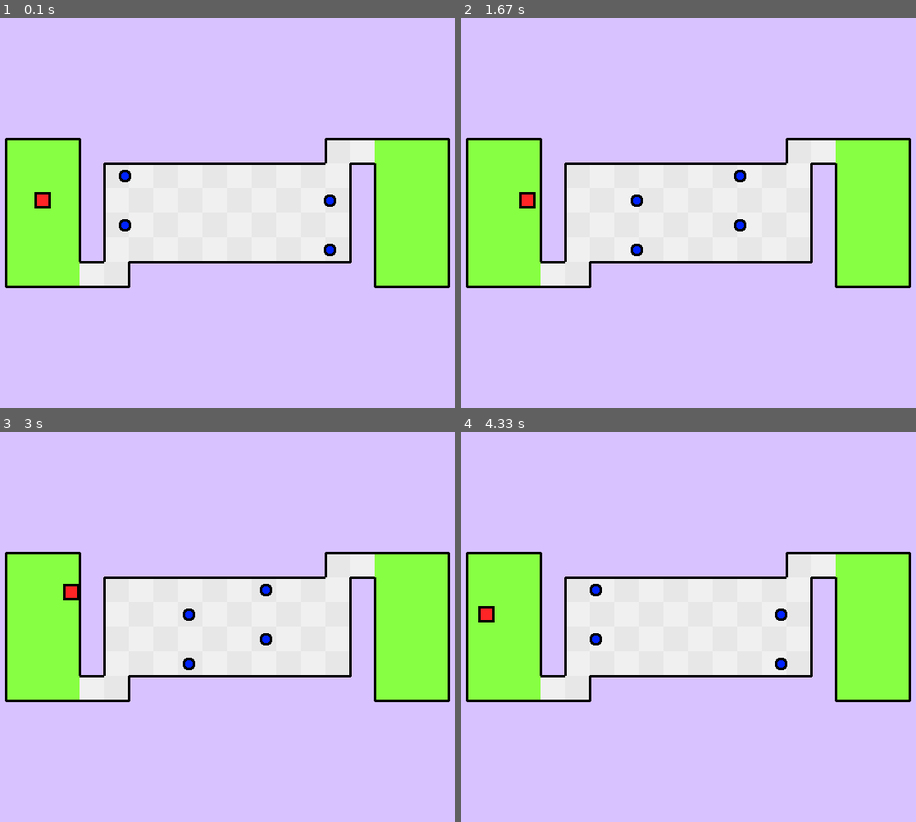
Above: before the commit, frames 1-4 (two rows, left to right).
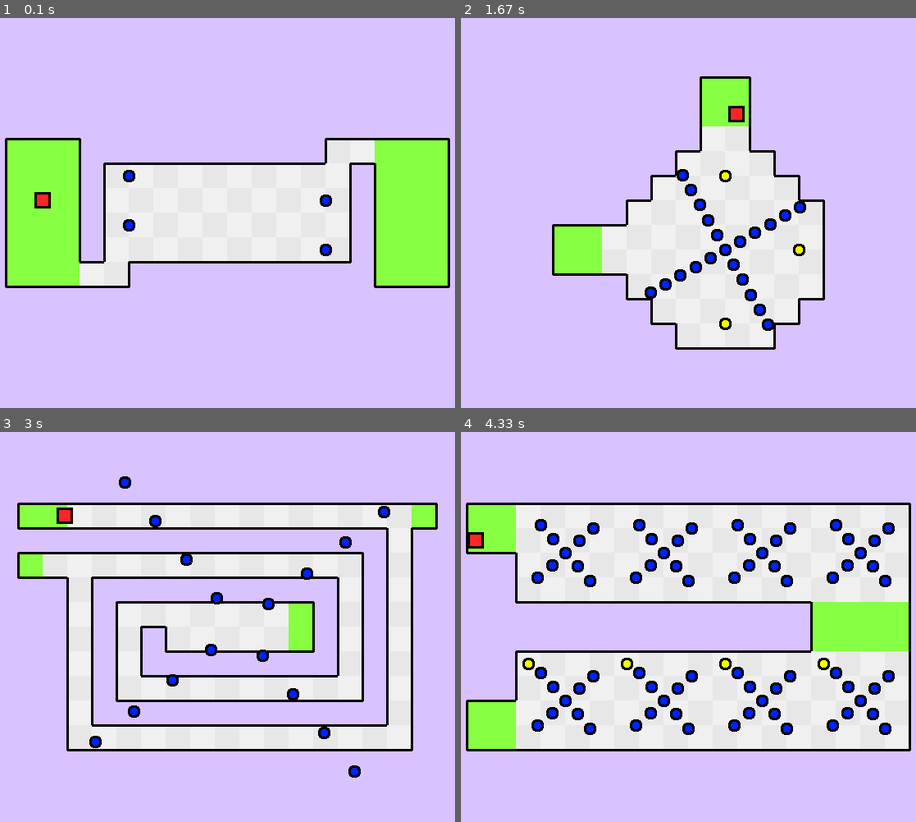
Above: after the commit, the same moments.

Repository: 2017Knight2017/The-Worlds-Hardest-Game-in-pygame
Game: pygame game, started from main.py
Same seed, same stepped clock (60 frames per second), same inputs: the game is played once before the commit and once after it.
Inputs (mouse positions are in pixels of both pictures, inside the frame that each line leads up to):
- Up to frame 1 (0.1 s): no input
- Up to frame 2 (1.67 s): click (688, 213) at 0.38 s; click (670, 228) at 0.72 s; click (856, 201) at 1.05 s; hold Right from 1.33 s (still down)
- Up to frame 3 (3 s): release Right at 1.8 s; hold Up 1.83-2.13 s; click (277, 712) at 2.22 s; hold Right 2.5-2.97 s
- Up to frame 4 (4.33 s): hold Left 3-3.53 s; hold Down 3.57-3.87 s; click (879, 763) at 3.95 s; hold Left from 4.23 s (still down)

The runs differ from the first frame. In frame 1, 0.3% of the frame differs, in the area x 26-74%, y 38-62%; in frame 2, 32%; in frame 3, 43%; in frame 4, 53%, in the area x 1-99%, y 18-82%.

Commit message:
Sped up some maps.

Diff:
--- a/main.py
+++ b/main.py
@@ -29,9 +29,14 @@
         mainsurf.fill([int(i) for i in config["Colors"]["background"].split(", ")])
         mainsurf.blit(cur_map_surface, ((int(config["General"]["window_width"]) - cur_map.map_pixel_width) // 2,
                                         (int(config["General"]["window_height"]) - cur_map.map_pixel_height) // 2))
+        a = False
         for event in pygame.event.get():
-            if event.type == pygame.QUIT:
-                exit()
+            match event.type:
+                case pygame.QUIT:
+                    exit()
+                case pygame.MOUSEBUTTONDOWN:
+                    if event.button == 1:
+                        a = True
 
         keys = pygame.key.get_pressed()
         if keys[pygame.K_LEFT]:
@@ -67,7 +72,8 @@
         if pygame.sprite.spritecollide(plr.sprite, enemies, False):
             break
 
-        if plr.sprite.next_level:
+        if plr.sprite.next_level or a:
+            plr.empty()
             map_number += 1
             break
 
--- a/map.py
+++ b/map.py
@@ -18,7 +18,6 @@
     def __init__(self, map_number: int):
         self.tileset = pygame.image.load(Map.config["Tilemap"]["tilemap_path"]).convert_alpha()
         self.map_number = map_number
-        self.dynamic_map = []
         self.walls_tiles = []
         self.spawn_tile = None
         self.checkpoint_tiles = []
@@ -33,11 +32,11 @@
 
     def parseMap(self):
         map_name = f"MAP{'0' * (self.map_number < 10)}{self.map_number}"
-        with open(f"maps/{map_name}/{map_name}-static.map", "r") as static_map:
-            self.map_tile_width, self.map_tile_height = map(int, static_map.readline().split("x"))
+        with open(f"maps/{map_name}/{map_name}-static.map", "r") as raw_static_map:
+            self.map_tile_width, self.map_tile_height = map(int, raw_static_map.readline().split("x"))
             self.map_pixel_width, self.map_pixel_height = self.tile_pixel_width * self.map_tile_width, self.tile_pixel_height * self.map_tile_height
             for _ in range(self.map_tile_height):
-                self.static_map.append(static_map.readline().split())
+                self.static_map.append(raw_static_map.readline().split())
         with open(f"maps/{map_name}/{map_name}-dynamic.json", "r") as raw_dynamic_map:
             dynamic_map = load(raw_dynamic_map)
             for i in dynamic_map.keys():
--- a/maps/MAP00/MAP00-dynamic.json
+++ b/maps/MAP00/MAP00-dynamic.json
@@ -4,7 +4,7 @@
     "movement_type": "from_to",
     "key_positions": [[5.5, 2.5], [14.5, 2.5]],
     "init_pos": [5.5, 2.5],
-    "speed": 2.0,
+    "speed": 3.0,
     "color": 0
   },
   "0002": {
@@ -12,7 +12,7 @@
     "movement_type": "from_to",
     "key_positions": [[14.5, 3.5], [5.5, 3.5]],
     "init_pos": [14.5, 3.5],
-    "speed": 2.0,
+    "speed": 3.0,
     "color": 0
   },
   "0003": {
@@ -20,7 +20,7 @@
     "movement_type": "from_to",
     "key_positions": [[5.5, 4.5], [14.5, 4.5]],
     "init_pos": [5.5, 4.5],
-    "speed": 2.0,
+    "speed": 3.0,
     "color": 0
   },
   "0004": {
@@ -28,7 +28,7 @@
     "movement_type": "from_to",
     "key_positions": [[14.5, 5.5], [5.5, 5.5]],
     "init_pos": [14.5, 5.5],
-    "speed": 2.0,
+    "speed": 3.0,
     "color": 0
   }
 }
--- a/maps/MAP01/MAP01-dynamic.json
+++ b/maps/MAP01/MAP01-dynamic.json
@@ -1,7 +1,7 @@
 {
   "0001": {
     "type": "coin",
-    "tile_pos": [9, 4]
+    "tile_pos": [10, 4]
   },
   "0002": {
     "type": "enemy",
@@ -82,5 +82,21 @@
     "init_pos": [13.5, 6.5],
     "speed": 2.0,
     "color": 0
+  },
+  "0012": {
+    "type": "enemy",
+    "movement_type": "from_to",
+    "key_positions": [[14.5, 1.5], [14.5, 6.5]],
+    "init_pos": [14.5, 1.5],
+    "speed": 2.0,
+    "color": 0
+  },
+  "0013": {
+    "type": "enemy",
+    "movement_type": "from_to",
+    "key_positions": [[15.5, 6.5], [15.5, 1.5]],
+    "init_pos": [15.5, 6.5],
+    "speed": 2.0,
+    "color": 0
   }
 }
--- a/maps/MAP01/MAP01-static.map
+++ b/maps/MAP01/MAP01-static.map
@@ -1,9 +1,9 @@
-18x8
-0 0 0 0 0 0 0 0 0 0 0 0 0 0 0 0 0 0
-0 0 0 0 1 1 1 1 1 1 1 1 1 1 0 0 0 0
-0 0 0 0 1 1 1 1 1 1 1 1 1 1 0 0 0 0
-0 2 2 2 1 1 1 1 1 1 1 1 1 1 4 2 2 0
-0 3 2 2 1 1 1 1 1 1 1 1 1 1 4 2 2 0
-0 0 0 0 1 1 1 1 1 1 1 1 1 1 0 0 0 0
-0 0 0 0 1 1 1 1 1 1 1 1 1 1 0 0 0 0
-0 0 0 0 0 0 0 0 0 0 0 0 0 0 0 0 0 0
+20x8
+0 0 0 0 0 0 0 0 0 0 0 0 0 0 0 0 0 0 0 0
+0 0 0 0 1 1 1 1 1 1 1 1 1 1 1 1 0 0 0 0
+0 0 0 0 1 1 1 1 1 1 1 1 1 1 1 1 0 0 0 0
+0 2 2 2 1 1 1 1 1 1 1 1 1 1 1 1 4 2 2 0
+0 3 2 2 1 1 1 1 1 1 1 1 1 1 1 1 4 2 2 0
+0 0 0 0 1 1 1 1 1 1 1 1 1 1 1 1 0 0 0 0
+0 0 0 0 1 1 1 1 1 1 1 1 1 1 1 1 0 0 0 0
+0 0 0 0 0 0 0 0 0 0 0 0 0 0 0 0 0 0 0 0
--- a/maps/MAP06/MAP06-dynamic.json
+++ b/maps/MAP06/MAP06-dynamic.json
@@ -20,7 +20,7 @@
     "movement_type": "from_to",
     "key_positions": [[4.5, 1.5], [4.5, 8.5]],
     "init_pos": [4.5, 1.5],
-    "speed": 2.0,
+    "speed": 5.0,
     "color": 0
   },
   "0006": {
@@ -28,7 +28,7 @@
     "movement_type": "from_to",
     "key_positions": [[6.5, 1.5], [6.5, 8.5]],
     "init_pos": [6.5, 1.5],
-    "speed": 2.0,
+    "speed": 5.0,
     "color": 0
   },
   "0007": {
@@ -36,7 +36,7 @@
     "movement_type": "from_to",
     "key_positions": [[8.5, 1.5], [8.5, 8.5]],
     "init_pos": [8.5, 1.5],
-    "speed": 2.0,
+    "speed": 5.0,
     "color": 0
   },
   "0008": {
@@ -44,7 +44,7 @@
     "movement_type": "from_to",
     "key_positions": [[10.5, 1.5], [10.5, 8.5]],
     "init_pos": [10.5, 1.5],
-    "speed": 2.0,
+    "speed": 5.0,
     "color": 0
   },
   "0009": {
@@ -52,7 +52,7 @@
     "movement_type": "from_to",
     "key_positions": [[12.5, 1.5], [12.5, 8.5]],
     "init_pos": [12.5, 1.5],
-    "speed": 2.0,
+    "speed": 5.0,
     "color": 0
   },
   "0010": {
@@ -60,7 +60,7 @@
     "movement_type": "from_to",
     "key_positions": [[14.5, 1.5], [14.5, 8.5]],
     "init_pos": [14.5, 1.5],
-    "speed": 2.0,
+    "speed": 5.0,
     "color": 0
   },
   "0011": {
@@ -68,7 +68,7 @@
     "movement_type": "from_to",
     "key_positions": [[5.5, 8.5], [5.5, 1.5]],
     "init_pos": [5.5, 8.5],
-    "speed": 2.0,
+    "speed": 5.0,
     "color": 0
   },
   "0012": {
@@ -76,7 +76,7 @@
     "movement_type": "from_to",
     "key_positions": [[7.5, 8.5], [7.5, 1.5]],
     "init_pos": [7.5, 8.5],
-    "speed": 2.0,
+    "speed": 5.0,
     "color": 0
   },
   "0013": {
@@ -84,7 +84,7 @@
     "movement_type": "from_to",
     "key_positions": [[9.5, 8.5], [9.5, 1.5]],
     "init_pos": [9.5, 8.5],
-    "speed": 2.0,
+    "speed": 5.0,
     "color": 0
   },
   "0014": {
@@ -92,7 +92,7 @@
     "movement_type": "from_to",
     "key_positions": [[11.5, 8.5], [11.5, 1.5]],
     "init_pos": [11.5, 8.5],
-    "speed": 2.0,
+    "speed": 5.0,
     "color": 0
   },
   "0015": {
@@ -100,7 +100,7 @@
     "movement_type": "from_to",
     "key_positions": [[13.5, 8.5], [13.5, 1.5]],
     "init_pos": [13.5, 8.5],
-    "speed": 2.0,
+    "speed": 5.0,
     "color": 0
   },
   "0016": {
@@ -108,7 +108,7 @@
     "movement_type": "from_to",
     "key_positions": [[15.5, 8.5], [15.5, 1.5]],
     "init_pos": [15.5, 8.5],
-    "speed": 2.0,
+    "speed": 5.0,
     "color": 0
   }
 }
--- a/maps/MAP07/MAP07-dynamic.json
+++ b/maps/MAP07/MAP07-dynamic.json
@@ -16,7 +16,7 @@
     "movement_type": "from_to",
     "key_positions": [[1.5, 1.5], [4.5, 1.5], [4.5, 4.5], [1.5, 4.5]],
     "init_pos": [1.5, 1.5],
-    "speed": 1.5,
+    "speed": 1.8,
     "color": 0
   },
   "0005": {
@@ -24,7 +24,7 @@
     "movement_type": "from_to",
     "key_positions": [[1.5, 4.5], [4.5, 4.5], [4.5, 7.5], [1.5, 7.5]],
     "init_pos": [1.5, 4.5],
-    "speed": 1.5,
+    "speed": 1.8,
     "color": 0
   },
   "0006": {
@@ -32,7 +32,7 @@
     "movement_type": "from_to",
     "key_positions": [[1.5, 7.5], [4.5, 7.5], [4.5, 10.5], [1.5, 10.5]],
     "init_pos": [1.5, 7.5],
-    "speed": 1.5,
+    "speed": 1.8,
     "color": 0
   },
   "0007": {
@@ -40,7 +40,7 @@
     "movement_type": "from_to",
     "key_positions": [[10.5, 1.5], [7.5, 1.5], [7.5, 4.5], [10.5, 4.5]],
     "init_pos": [10.5, 1.5],
-    "speed": 1.5,
+    "speed": 1.8,
     "color": 0
   },
   "0008": {
@@ -48,7 +48,7 @@
     "movement_type": "from_to",
     "key_positions": [[10.5, 4.5], [7.5, 4.5], [7.5, 7.5], [10.5, 7.5]],
     "init_pos": [10.5, 4.5],
-    "speed": 1.5,
+    "speed": 1.8,
     "color": 0
   },
   "0009": {
@@ -56,7 +56,7 @@
     "movement_type": "from_to",
     "key_positions": [[10.5, 7.5], [7.5, 7.5], [7.5, 10.5], [10.5, 10.5]],
     "init_pos": [10.5, 7.5],
-    "speed": 1.5,
+    "speed": 1.8,
     "color": 0
   },
   "0010": {
--- a/maps/MAP08/MAP08-dynamic.json
+++ b/maps/MAP08/MAP08-dynamic.json
@@ -8,7 +8,7 @@
     "movement_type": "from_to",
     "key_positions": [[1.5, 3.5], [2.5, 3.5], [2.5, 4.5], [1.5, 4.5]],
     "init_pos": [1.5, 3.5],
-    "speed": 1.5,
+    "speed": 3,
     "color": 0
   },
   "0003": {
@@ -16,7 +16,7 @@
     "movement_type": "from_to",
     "key_positions": [[4, 3.5]],
     "init_pos": [4, 3.5],
-    "speed": 1.5,
+    "speed": 3,
     "color": 0
   },
   "0004": {
@@ -24,7 +24,7 @@
     "movement_type": "from_to",
     "key_positions": [[2.5, 6]],
     "init_pos": [2.5, 6],
-    "speed": 1.5,
+    "speed": 3,
     "color": 0
   },
   "0005": {
@@ -32,7 +32,7 @@
     "movement_type": "from_to",
     "key_positions": [[1.5, 8]],
     "init_pos": [1.5, 8],
-    "speed": 1.5,
+    "speed": 3,
     "color": 0
   },
   "0006": {
@@ -40,7 +40,7 @@
     "movement_type": "from_to",
     "key_positions": [[2.5, 10.5], [1.5, 10.5], [1.5, 9.5], [2.5, 9.5]],
     "init_pos": [2.5, 10.5],
-    "speed": 1.5,
+    "speed": 3,
     "color": 0
   },
   "0007": {
@@ -48,7 +48,7 @@
     "movement_type": "from_to",
     "key_positions": [[4, 9.5]],
     "init_pos": [4, 9.5],
-    "speed": 1.5,
+    "speed": 3,
     "color": 0
   },
   "0008": {
@@ -56,7 +56,7 @@
     "movement_type": "from_to",
     "key_positions": [[6.5, 10.5], [5.5, 10.5], [5.5, 9.5], [6.5, 9.5]],
     "init_pos": [6.5, 10.5],
-    "speed": 1.5,
+    "speed": 3,
     "color": 0
   },
   "0009": {
@@ -64,7 +64,7 @@
     "movement_type": "from_to",
     "key_positions": [[5.5, 8]],
     "init_pos": [5.5, 8],
-    "speed": 1.5,
+    "speed": 3,
     "color": 0
   },
   "0010": {
@@ -72,7 +72,7 @@
     "movement_type": "from_to",
     "key_positions": [[7, 7.5]],
     "init_pos": [7, 7.5],
-    "speed": 1.5,
+    "speed": 3,
     "color": 0
   },
   "0011": {
@@ -80,7 +80,7 @@
     "movement_type": "from_to",
     "key_positions": [[8.5, 8.5]],
     "init_pos": [8.5, 8.5],
-    "speed": 1.5,
+    "speed": 3,
     "color": 0
   },
   "0012": {
@@ -88,7 +88,7 @@
     "movement_type": "from_to",
     "key_positions": [[14.5, 8.5], [13.5, 8.5], [13.5, 7.5], [14.5, 7.5]],
     "init_pos": [14.5, 8.5],
-    "speed": 1.5,
+    "speed": 3,
     "color": 0
   },
   "0013": {
@@ -96,7 +96,7 @@
     "movement_type": "from_to",
     "key_positions": [[13.5, 1.5], [14.5, 1.5], [14.5, 2.5], [13.5, 2.5]],
     "init_pos": [13.5, 1.5],
-    "speed": 1.5,
+    "speed": 3,
     "color": 0
   },
   "0014": {
@@ -104,7 +104,7 @@
     "movement_type": "from_to",
     "key_positions": [[18.5, 2.5], [17.5, 2.5], [17.5, 1.5], [18.5, 1.5]],
     "init_pos": [18.5, 2.5],
-    "speed": 1.5,
+    "speed": 3,
     "color": 0
   },
   "0015": {
@@ -112,7 +112,7 @@
     "movement_type": "from_to",
     "key_positions": [[5.5, 2]],
     "init_pos": [5.5, 2],
-    "speed": 1.5,
+    "speed": 3,
     "color": 0
   },
   "0016": {
@@ -120,7 +120,7 @@
     "movement_type": "from_to",
     "key_positions": [[8, 2.5]],
     "init_pos": [8, 2.5],
-    "speed": 1.5,
+    "speed": 3,
     "color": 0
   },
   "0017": {
@@ -128,7 +128,7 @@
     "movement_type": "from_to",
     "key_positions": [[10.5, 2.5], [9.5, 2.5], [9.5, 1.5], [10.5, 1.5]],
     "init_pos": [10.5, 2.5],
-    "speed": 1.5,
+    "speed": 3,
     "color": 0
   },
   "0018": {
@@ -136,7 +136,7 @@
     "movement_type": "from_to",
     "key_positions": [[6.5, 4.5], [5.5, 4.5], [5.5, 3.5], [6.5, 3.5]],
     "init_pos": [6.5, 4.5],
-    "speed": 1.5,
+    "speed": 3,
     "color": 0
   },
   "0019": {
@@ -144,7 +144,7 @@
     "movement_type": "from_to",
     "key_positions": [[9.5, 6.5], [10.5, 6.5], [10.5, 4.5], [10.5, 6.5]],
     "init_pos": [9.5, 6.5],
-    "speed": 1.5,
+    "speed": 3,
     "color": 0
   },
   "0020": {
@@ -160,7 +160,7 @@
     "movement_type": "from_to",
     "key_positions": [[17, 10.5], [17, 9.5], [14.5, 9.5], [17, 9.5]],
     "init_pos": [17, 10.5],
-    "speed": 1.5,
+    "speed": 3,
     "color": 0
   },
   "0022": {
--- a/moving_objects.py
+++ b/moving_objects.py
@@ -94,17 +94,28 @@
         if self.key_positions[self.state][0] == self.key_positions[next_state][0]:
             if self.key_positions[self.state][1] < self.key_positions[next_state][1]:
                 self.true_coords[1] += self.speed
+                self.rect.y = self.true_coords[1]
+                if self.rect.centery >= self.key_positions[next_state][1]:
+                    self.state = next_state
             elif self.key_positions[self.state][1] > self.key_positions[next_state][1]:
                 self.true_coords[1] -= self.speed
+                self.rect.y = self.true_coords[1]
+                if self.rect.centery <= self.key_positions[next_state][1]:
+                    self.state = next_state
             self.rect.y = self.true_coords[1]
         elif self.key_positions[self.state][1] == self.key_positions[next_state][1]:
             if self.key_positions[self.state][0] < self.key_positions[next_state][0]:
                 self.true_coords[0] += self.speed
+                self.rect.x = self.true_coords[0]
+                if self.rect.centerx >= self.key_positions[next_state][0]:
+                    self.state = next_state
             elif self.key_positions[self.state][0] > self.key_positions[next_state][0]:
                 self.true_coords[0] -= self.speed
-            self.rect.x = self.true_coords[0]
-        if self.rect.center == self.key_positions[next_state]:
-            self.state = next_state
+                self.rect.x = self.true_coords[0]
+                if self.rect.centerx <= self.key_positions[next_state][0]:
+                    self.state = next_state
+        #if self.rect.center == self.key_positions[next_state]:
+        #    self.state = next_state
 
     def around(self):
         self.true_coords = (self.radius * math.cos(self.shift) + self.circle_center[0],
